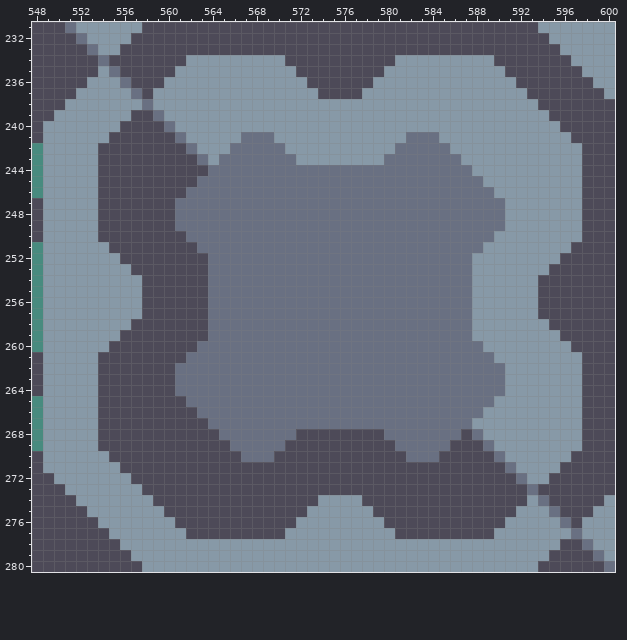
One commit to this pixel-art file: assets/sprites/atlas/atlas.ase. The first picture shows the starting point.
736x736 pixels, 1 frame. Colours within 5 levels of each other are drawn and written as one. Shown: x 548..600, y 231..280.
The same view after the edit:
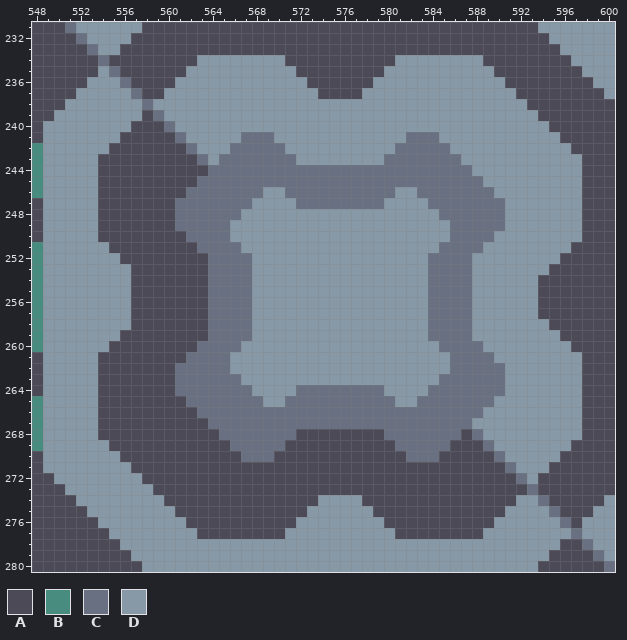
Palette (. is transparent): A #4d4a58  B #488b7f  C #697082  D #8799a7
From old to new:
Layer "blocks":
y 234: x 562 D -> A; x 589 D -> A
y 235: x 561 D -> A; x 590 D -> A
y 236: x 560 D -> A; x 591 D -> A
y 237: x 559 D -> A; x 592 D -> A
y 238: x 593 D -> A
y 239: x 557 A -> D; x 594 D -> A
y 240: x 556 A -> D; x 595 D -> A
y 241: x 555 A -> D; x 596 D -> A
y 242: x 554 A -> D; x 597 D -> A
y 246: x 569..570 CC -> DD; x 581..582 CC -> DD
y 247: x 568..571 CCCC -> DDDD; x 580..583 CCCC -> DDDD
y 248: x 567..584 CCCCCCCCCCCCCCCCCC -> DDDDDDDDDDDDDDDDDD
y 249..250: x 566..585 CCCCCCCCCCCCCCCCCCCC -> DDDDDDDDDDDDDDDDDDDD
y 251: x 567..584 CCCCCCCCCCCCCCCCCC -> DDDDDDDDDDDDDDDDDD
y 252..253: x 568..583 CCCCCCCCCCCCCCCC -> DDDDDDDDDDDDDDDD
y 254..257: x 557 D -> A; x 568..583 CCCCCCCCCCCCCCCC -> DDDDDDDDDDDDDDDD
y 258..259: x 568..583 CCCCCCCCCCCCCCCC -> DDDDDDDDDDDDDDDD
y 260: x 567..584 CCCCCCCCCCCCCCCCCC -> DDDDDDDDDDDDDDDDDD
y 261..262: x 566..585 CCCCCCCCCCCCCCCCCCCC -> DDDDDDDDDDDDDDDDDDDD
y 263: x 567..584 CCCCCCCCCCCCCCCCCC -> DDDDDDDDDDDDDDDDDD
y 264: x 568..571 CCCC -> DDDD; x 580..583 CCCC -> DDDD
y 265: x 569..570 CC -> DD; x 581..582 CC -> DD
y 269: x 554 A -> D; x 597 D -> A
y 270: x 555 A -> D; x 596 D -> A
y 271: x 556 A -> D; x 595 D -> A
y 272: x 557 A -> D; x 594 D -> A
y 273: x 558 A -> D
y 274: x 559 A -> D; x 592 A -> D
y 275: x 560 A -> D; x 591 A -> D
y 276: x 561 A -> D; x 590 A -> D
y 277: x 562 A -> D; x 589 A -> D
Changed places in both pictures, as pixel boxes (x1, y1, x2, y2):
changed: (98, 55, 197, 154)
changed: (483, 55, 582, 154)
changed: (230, 187, 450, 407)
changed: (131, 275, 142, 319)
changed: (98, 440, 197, 539)
changed: (483, 440, 582, 539)
